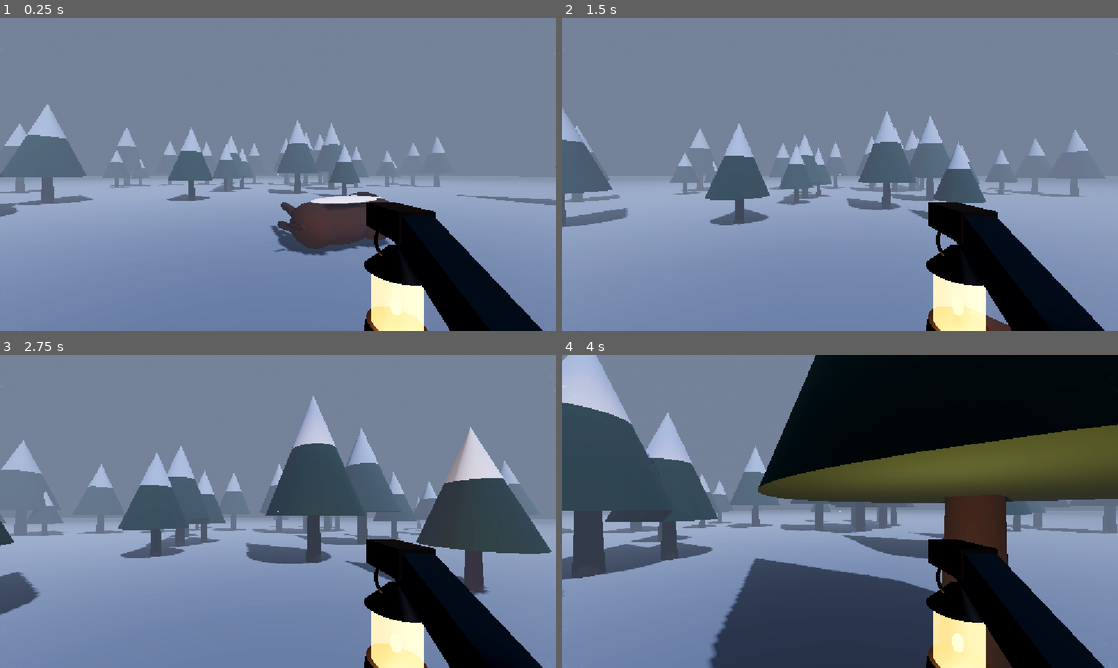
Above: before the commit, frames 1-4 (two rows, left to right).
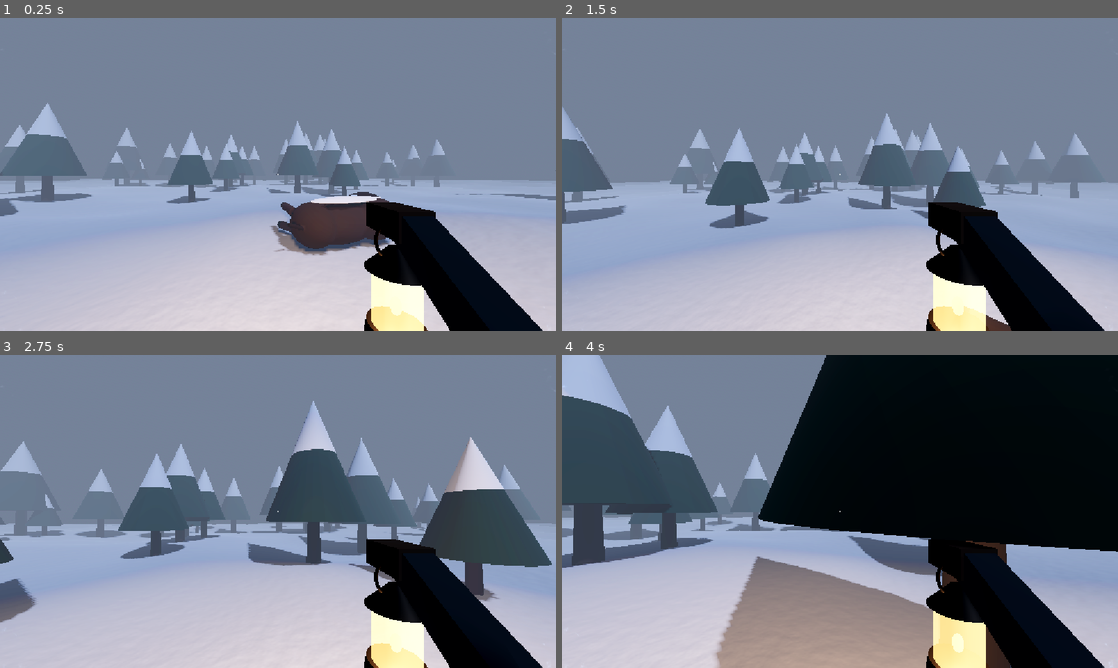
Above: after the commit, the same moments.

Repository: Fardeen16/Warm_Game
Game: Godot game, scene res://scenes/main.tscn
Same seed, same stepped clock (60 frames per second), same inputs: the game is played once before the commit and once after it.
Inputs (mouse positions are in pixels of both pictures, inside the frame that each line leads up to):
- Up to frame 1 (0.25 s): no input
- Up to frame 2 (1.5 s): tap Enter at 0.5 s; move the mouse to (867, 174) at 0.52 s; hold W (move_forward) from 0.53 s (still down); tap Space (jump) at 0.6, 0.77, 1.07 s; move the mouse to (812, 174) at 1.27 s; tap E (interact) at 1.35 s
- Up to frame 3 (2.75 s): keep holding W (move_forward); tap Space (jump) at 1.52, 1.55, 1.82, 2.1 s; move the mouse to (289, 505) at 2.02 s
- Up to frame 4 (4 s): keep holding W (move_forward); move the mouse to (834, 517) at 2.77 s; tap E (interact) at 2.85 s; tap Space (jump) at 3.02, 3.05, 3.32, 3.6, 3.77 s; move the mouse to (878, 514) at 3.52 s

The runs differ from the first frame. In frame 1, 27% of the frame differs, in the area x 0-100%, y 27-100%; in frame 2, 24%; in frame 3, 29%; in frame 4, 49%, in the area x 0-100%, y 0-100%.

Commit message:
Add uneven snowy terrain and boot footprints
Ground is now rolling snow drifts with matching collision, flattened around
the bison and the spawn point; trees stand on the slopes. Walking leaves
alternating left/right boot prints with tread (both feet on landing),
which the storm slowly fills back in.

Co-Authored-By: Claude Opus 5.5 <noreply@anthropic.com>

Diff:
--- a/scenes/main.tscn
+++ b/scenes/main.tscn
@@ -8,6 +8,8 @@
 [ext_resource type="Script" uid="uid://bw6laqe38j5ho" path="res://scripts/hud.gd" id="6_hud"]
 [ext_resource type="Script" uid="uid://bc4g6fchxq11o" path="res://scripts/freeze_effect.gd" id="7_freeze"]
 [ext_resource type="PackedScene" path="res://scenes/player/hands.tscn" id="8_hands"]
+[ext_resource type="Script" path="res://scripts/snow_terrain.gd" id="9_terrain"]
+[ext_resource type="Script" path="res://scripts/footprints.gd" id="10_footprints"]
 
 [sub_resource type="ProceduralSkyMaterial" id="ProceduralSkyMaterial_night"]
 sky_top_color = Color(0.01, 0.012, 0.025, 1)
@@ -36,15 +38,25 @@
 volumetric_fog_length = 80.0
 volumetric_fog_ambient_inject = 1.0
 
+[sub_resource type="FastNoiseLite" id="FastNoiseLite_snow"]
+frequency = 0.03
+fractal_octaves = 4
+
+[sub_resource type="NoiseTexture2D" id="NoiseTexture2D_snow"]
+width = 256
+height = 256
+seamless = true
+as_normal_map = true
+bump_strength = 3.0
+noise = SubResource("FastNoiseLite_snow")
+
 [sub_resource type="StandardMaterial3D" id="StandardMaterial3D_snow"]
-albedo_color = Color(0.62, 0.64, 0.68, 1)
-roughness = 0.95
-
-[sub_resource type="PlaneMesh" id="PlaneMesh_ground"]
-material = SubResource("StandardMaterial3D_snow")
-size = Vector2(400, 400)
-
-[sub_resource type="WorldBoundaryShape3D" id="WorldBoundaryShape3D_ground"]
+albedo_color = Color(0.7, 0.73, 0.79, 1)
+roughness = 0.85
+normal_enabled = true
+normal_scale = 0.6
+normal_texture = SubResource("NoiseTexture2D_snow")
+uv1_scale = Vector3(0.35, 0.35, 0.35)
 
 [sub_resource type="CapsuleShape3D" id="CapsuleShape3D_player"]
 radius = 0.3
@@ -71,12 +83,9 @@
 sky_mode = 1
 
 [node name="Ground" type="StaticBody3D" parent="." unique_id=329331001]
-
-[node name="Mesh" type="MeshInstance3D" parent="Ground" unique_id=1758725312]
-mesh = SubResource("PlaneMesh_ground")
-
-[node name="Collision" type="CollisionShape3D" parent="Ground" unique_id=1761005610]
-shape = SubResource("WorldBoundaryShape3D_ground")
+script = ExtResource("9_terrain")
+flatten_around = Array[NodePath]([NodePath("../BisonCarcass"), NodePath("../Player")])
+material = SubResource("StandardMaterial3D_snow")
 
 [node name="MapBounds" type="Node3D" parent="." unique_id=1203155874]
 script = ExtResource("4_bounds")
@@ -94,6 +103,9 @@
 [node name="Body" type="MeshInstance3D" parent="Player" unique_id=1076589425]
 transform = Transform3D(1, 0, 0, 0, 1, 0, 0, 0, 1, 0, 0.89, 0)
 mesh = SubResource("CapsuleMesh_player")
+
+[node name="Footprints" type="Node3D" parent="Player"]
+script = ExtResource("10_footprints")
 
 [node name="Head" type="Node3D" parent="Player" unique_id=600899108]
 transform = Transform3D(1, 0, 0, 0, 1, 0, 0, 0, 1, 0, 1.66, 0)
--- /dev/null
+++ b/scripts/footprints.gd
@@ -0,0 +1,112 @@
+class_name Footprints
+extends Node3D
+## Leaves shoe prints in the snow as the parent CharacterBody3D walks: alternating left and
+## right feet, both feet on landing from a jump. Prints are decals pressed into whatever ground
+## is below, and the storm slowly fills them back in.
+
+## Distance between one footprint and the next (m).
+@export_range(0.2, 2.0, 0.05) var step_length: float = 0.8
+## Sideways distance of each foot from the body's center (m).
+@export_range(0.0, 0.4, 0.01) var foot_spacing: float = 0.12
+## Print width and length (m).
+@export var print_size: Vector2 = Vector2(0.12, 0.3)
+## Oldest prints are removed past this many.
+@export_range(10, 1000, 10) var max_prints: int = 200
+## Seconds before the snow starts filling a print in, and until it is gone.
+@export var fill_start: float = 30.0
+@export var fill_time: float = 120.0
+@export var print_color: Color = Color(0.45, 0.5, 0.63, 0.85)
+
+var _body: CharacterBody3D
+var _distance := 0.0
+var _left_next := true
+var _was_on_floor := true
+var _prints: Array[Decal] = []
+var _textures := {}
+
+
+func _ready() -> void:
+	_body = get_parent() as CharacterBody3D
+	_build_textures()
+
+
+func _physics_process(delta: float) -> void:
+	if _body == null:
+		return
+	var on_floor := _body.is_on_floor()
+	if on_floor and not _was_on_floor:
+		# Landing: both feet at once.
+		_place_print(true)
+		_place_print(false)
+		_distance = 0.0
+	elif on_floor:
+		_distance += Vector2(_body.velocity.x, _body.velocity.z).length() * delta
+		if _distance >= step_length:
+			_distance -= step_length
+			_place_print(_left_next)
+			_left_next = not _left_next
+	_was_on_floor = on_floor
+	_fade_prints()
+
+
+func _place_print(left: bool) -> void:
+	var yaw := Basis(Vector3.UP, _body.global_rotation.y)
+	var side := yaw.x * (-foot_spacing if left else foot_spacing)
+	var decal := Decal.new()
+	decal.top_level = true
+	decal.size = Vector3(print_size.x, 0.6, print_size.y)
+	decal.texture_albedo = _textures["albedo_left" if left else "albedo_right"]
+	decal.texture_normal = _textures["normal_left" if left else "normal_right"]
+	decal.modulate = print_color
+	decal.normal_fade = 0.3
+	decal.set_meta("born", Time.get_ticks_msec() / 1000.0)
+	add_child(decal)
+	# Slight random turn so the trail doesn't look stamped.
+	decal.global_transform = Transform3D(yaw.rotated(Vector3.UP, randf_range(-0.08, 0.08)), _body.global_position + side + Vector3.UP * 0.1)
+	_prints.append(decal)
+	if _prints.size() > max_prints:
+		_prints.pop_front().queue_free()
+
+
+func _fade_prints() -> void:
+	var now := Time.get_ticks_msec() / 1000.0
+	while not _prints.is_empty() and now - float(_prints[0].get_meta("born")) > fill_start + fill_time:
+		_prints.pop_front().queue_free()
+	for decal in _prints:
+		var age := now - float(decal.get_meta("born"))
+		decal.modulate.a = print_color.a * (1.0 - clampf((age - fill_start) / fill_time, 0.0, 1.0))
+
+
+## Draws a boot sole: rounded forefoot leaning to the big-toe side, narrow arch, round heel,
+## with tread lugs. Depth becomes a normal map so the print looks pressed in.
+func _build_textures() -> void:
+	const W := 48
+	const H := 128
+	var albedo := Image.create(W, H, false, Image.FORMAT_RGBA8)
+	var height := Image.create(W, H, false, Image.FORMAT_RGBA8)
+	for py in H:
+		for px in W:
+			var u := (px + 0.5) / W * 2.0 - 1.0
+			var v := (py + 0.5) / H
+			var fore := pow((u + 0.08) / 0.92, 2.0) + pow((v - 0.3) / 0.29, 2.0)
+			var heel := pow(u / 0.8, 2.0) + pow((v - 0.82) / 0.17, 2.0)
+			var arch := pow((u + 0.04) / 0.74, 2.0) + pow((v - 0.6) / 0.24, 2.0)
+			var shape := minf(minf(fore, heel), arch)
+			var inside := smoothstep(1.0, 0.75, shape)
+			# Tread: horizontal lugs across the sole, chunkier on the heel.
+			var lug := 1.0 if fmod(v * (14.0 if v < 0.65 else 9.0), 1.0) < 0.45 else 0.0
+			var depth := inside * (1.0 - lug * 0.35)
+			albedo.set_pixel(px, py, Color(1, 1, 1, inside * (0.85 + lug * 0.15)))
+			var g := 1.0 - depth
+			height.set_pixel(px, py, Color(g, g, g, 1.0))
+
+	for side in ["right", "left"]:
+		var side_albedo := albedo.duplicate() as Image
+		var side_normal := height.duplicate() as Image
+		# The left shoe is the mirror image of the right (mirror the depth, not the normals).
+		if side == "left":
+			side_albedo.flip_x()
+			side_normal.flip_x()
+		side_normal.bump_map_to_normal_map(6.0)
+		_textures["albedo_" + side] = ImageTexture.create_from_image(side_albedo)
+		_textures["normal_" + side] = ImageTexture.create_from_image(side_normal)
--- a/scripts/forest.gd
+++ b/scripts/forest.gd
@@ -63,11 +63,17 @@
 
 	var rng := RandomNumberGenerator.new()
 	rng.seed = random_seed
+	# Stand the trees on the snow if there is uneven terrain.
+	var terrain := get_tree().get_first_node_in_group("snow_terrain") if is_inside_tree() else null
 	for i in tree_count:
 		var angle := rng.randf() * TAU
 		var dist := sqrt(rng.randf_range(inner_radius * inner_radius, outer_radius * outer_radius))
 		var tree := StaticBody3D.new()
 		tree.position = Vector3(cos(angle) * dist, 0.0, sin(angle) * dist)
+		if terrain:
+			# Sink a little so the trunk doesn't hover on a slope.
+			var world := to_global(tree.position)
+			tree.position.y = to_local(Vector3(world.x, terrain.get_height(world.x, world.z), world.z)).y - 0.15
 		tree.rotation.y = rng.randf() * TAU
 		tree.scale = Vector3.ONE * rng.randf_range(0.7, 1.6)
 		_container.add_child(tree)
--- /dev/null
+++ b/scripts/snow_terrain.gd
@@ -0,0 +1,125 @@
+@tool
+class_name SnowTerrain
+extends StaticBody3D
+## Uneven snowy ground: gentle drifts and hollows from noise, flattened around chosen nodes
+## (the bison, the spawn point) so they sit on level snow. Builds its mesh and matching
+## collision at load, in the editor too. Other scripts can ask get_height(x, z).
+
+@export_range(10.0, 400.0, 1.0) var size: float = 120.0:
+	set(value):
+		size = value
+		_rebuild()
+## Height of the drifts (m).
+@export_range(0.0, 3.0, 0.05) var bumpiness: float = 0.8:
+	set(value):
+		bumpiness = value
+		_rebuild()
+## Higher = smaller, more frequent drifts.
+@export_range(0.005, 0.3, 0.005) var drift_frequency: float = 0.05:
+	set(value):
+		drift_frequency = value
+		_rebuild()
+@export var random_seed: int = 7:
+	set(value):
+		random_seed = value
+		_rebuild()
+## Nodes that get level ground around them.
+@export var flatten_around: Array[NodePath] = []:
+	set(value):
+		flatten_around = value
+		_rebuild()
+@export_range(0.5, 20.0, 0.5) var flat_radius: float = 4.0:
+	set(value):
+		flat_radius = value
+		_rebuild()
+@export var material: Material:
+	set(value):
+		material = value
+		if _mesh_instance:
+			_mesh_instance.material_override = material
+
+var _noise: FastNoiseLite
+var _flat_spots: Array[Vector2] = []
+var _mesh_instance: MeshInstance3D
+var _collider: CollisionShape3D
+
+
+func _enter_tree() -> void:
+	add_to_group("snow_terrain")
+
+
+func _ready() -> void:
+	_rebuild()
+
+
+## Ground height at a world x/z position.
+func get_height(x: float, z: float) -> float:
+	if _noise == null:
+		_setup_noise()
+	var local := to_local(Vector3(x, 0.0, z)) if is_inside_tree() else Vector3(x, 0.0, z)
+	var h := _noise.get_noise_2d(local.x, local.z) * bumpiness
+	for spot in _flat_spots:
+		var d := spot.distance_to(Vector2(local.x, local.z))
+		h *= smoothstep(flat_radius * 0.6, flat_radius, d)
+	return h + (global_position.y if is_inside_tree() else 0.0)
+
+
+func _setup_noise() -> void:
+	_noise = FastNoiseLite.new()
+	_noise.noise_type = FastNoiseLite.TYPE_SIMPLEX_SMOOTH
+	_noise.frequency = drift_frequency
+	_noise.fractal_octaves = 3
+	_noise.seed = random_seed
+
+
+func _rebuild() -> void:
+	if not is_node_ready():
+		return
+	_setup_noise()
+	_flat_spots.clear()
+	for path in flatten_around:
+		var node := get_node_or_null(path) as Node3D
+		if node:
+			var local := to_local(node.global_position)
+			_flat_spots.append(Vector2(local.x, local.z))
+
+	# One vertex per meter, shared by the mesh and the collision so feet match the snow.
+	var count := int(size) + 1
+	var half := (count - 1) * 0.5
+	var heights := PackedFloat32Array()
+	heights.resize(count * count)
+	for z in count:
+		for x in count:
+			heights[z * count + x] = get_height(x - half, z - half) - global_position.y
+
+	var st := SurfaceTool.new()
+	st.begin(Mesh.PRIMITIVE_TRIANGLES)
+	for z in count:
+		for x in count:
+			st.set_uv(Vector2(x, z))
+			st.add_vertex(Vector3(x - half, heights[z * count + x], z - half))
+	for z in count - 1:
+		for x in count - 1:
+			var i := z * count + x
+			st.add_index(i)
+			st.add_index(i + 1)
+			st.add_index(i + count)
+			st.add_index(i + 1)
+			st.add_index(i + count + 1)
+			st.add_index(i + count)
+	st.generate_normals()
+	st.generate_tangents()
+
+	if _mesh_instance == null:
+		_mesh_instance = MeshInstance3D.new()
+		add_child(_mesh_instance, false, Node.INTERNAL_MODE_FRONT)
+		_collider = CollisionShape3D.new()
+		add_child(_collider, false, Node.INTERNAL_MODE_FRONT)
+	_mesh_instance.mesh = st.commit()
+	_mesh_instance.material_override = material
+
+	var shape := HeightMapShape3D.new()
+	shape.map_width = count
+	shape.map_depth = count
+	shape.map_data = heights
+	_collider.shape = shape
Not shown, added: scripts/footprints.gd.uid
Not shown, added: scripts/snow_terrain.gd.uid
